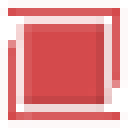
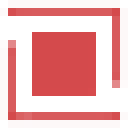
Before/after of a 128×128 layered artwork. What changed in the layer stack:
painted on "Frame 14 (40ms) (replace)" over [left=16, top=16, right=112, bottom=112]
